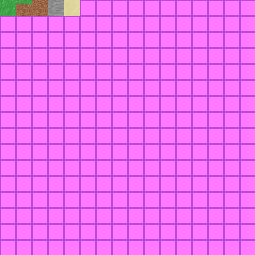
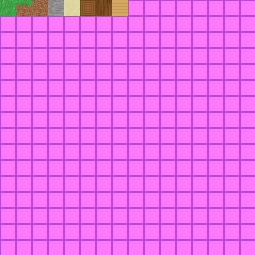
Comparing the layer stacks of the two 255×255 images. Changes:
added layer "log_side" above "plank" over [96, 0, 112, 16]
added layer "plank" above "log_top" over [112, 0, 128, 16]
added layer "log_top" above "sand" over [80, 0, 96, 16]
